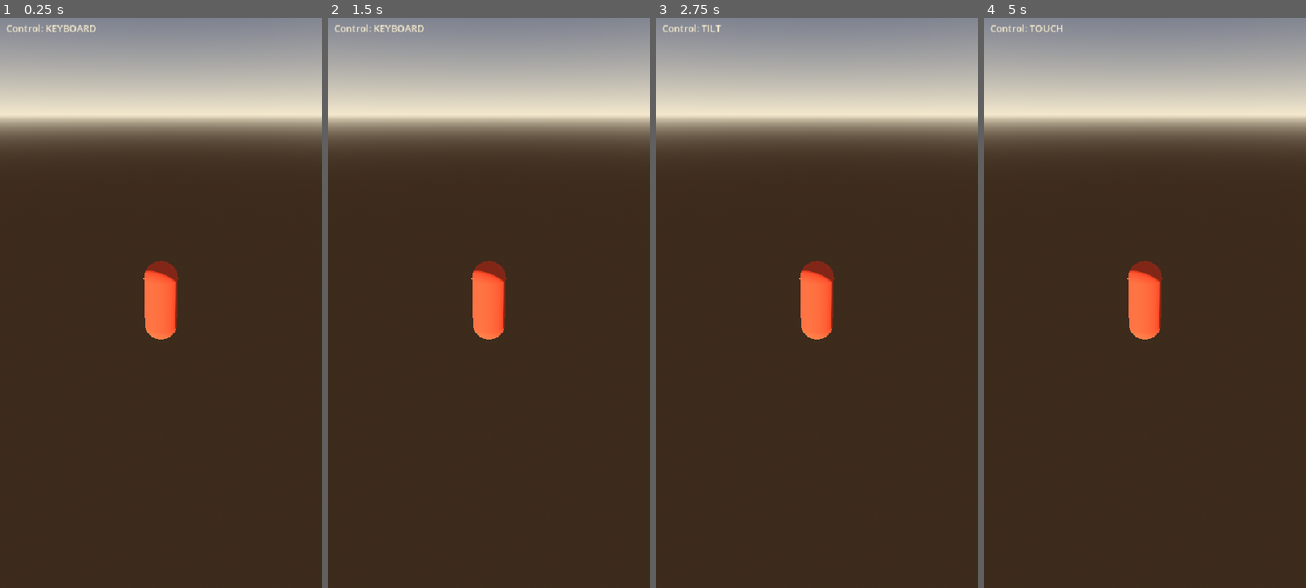
Above: before the commit, frames 1-4 (left to right).
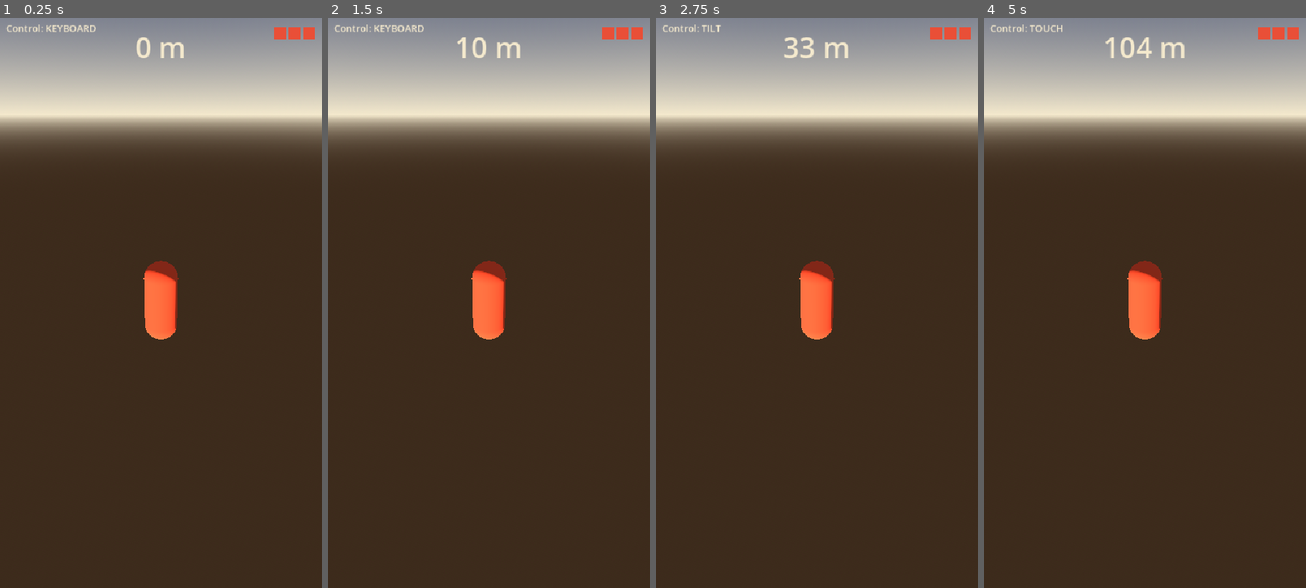
Above: after the commit, the same moments.

Repository: quvntvn/Hyperdive
Game: Godot game, scene res://scenes/game/main_game.tscn
Two runs of this game, one before a commit and one after it. Both use one fixed random seed, a clock stepped at 60 frames per second and the inputs below.
Inputs (mouse positions are in pixels of both pictures, inside the frame that each line leads up to):
- Up to frame 1 (0.25 s): no input
- Up to frame 2 (1.5 s): tap Enter at 0.5 s; move the mouse to (559, 274) at 0.52 s; hold D (move_right) 0.53-1.25 s; tap 1 at 0.6 s; click (559, 274) at 0.67 s; drag from (424, 331) to (472, 417) at 1.27 s
- Up to frame 3 (2.75 s): move the mouse to (849, 177) at 2.02 s; hold D (move_right) from 2.03 s (still down); tap 3 at 2.1 s
- Up to frame 4 (5 s): release D (move_right) at 2.75 s; tap Space at 2.75 s; drag from (1128, 417) to (1048, 217) at 2.77 s; move the mouse to (1241, 388) at 3.52 s; hold A (move_left) 3.53-4.25 s; tap 2 at 3.6 s; drag from (1048, 217) to (1096, 160) at 4.27 s

The runs differ from the first frame. In frame 1, 0.4% of the frame differs, in the area x 42-98%, y 1-8%; in frame 2, 0.5%; in frame 3, 0.5%; in frame 4, 0.6%, in the area x 37-98%, y 1-8%.

Commit message:
feat(ui): GameHUD avec compteur de mètres et 3 vies orange
Co-Authored-By: Claude Sonnet 4.6 <noreply@anthropic.com>

Diff:
--- a/hyperdive/scenes/game/main_game.tscn
+++ b/hyperdive/scenes/game/main_game.tscn
@@ -1,8 +1,11 @@
-[gd_scene load_steps=7 format=3]
+[gd_scene load_steps=10 format=3]
 
 [ext_resource type="PackedScene" path="res://scenes/player/player.tscn" id="PlayerScene"]
 [ext_resource type="Script" path="res://scripts/gameplay/follow_camera.gd" id="FollowCameraScript"]
 [ext_resource type="PackedScene" path="res://scenes/ui/debug_hud.tscn" id="DebugHUDScene"]
+[ext_resource type="Script" path="res://scripts/gameplay/obstacle_spawner.gd" id="SpawnerScript"]
+[ext_resource type="PackedScene" path="res://scenes/obstacles/obstacle_box.tscn" id="ObstacleBoxScene"]
+[ext_resource type="PackedScene" path="res://scenes/ui/game_hud.tscn" id="GameHUDScene"]
 
 [sub_resource type="ProceduralSkyMaterial" id="ProceduralSkyMaterial_1"]
 sky_top_color = Color(0.122, 0.188, 0.369, 1)
@@ -39,4 +42,12 @@
 script = ExtResource("FollowCameraScript")
 target_path = NodePath("../Player")
 
+[node name="ObstacleSpawner" type="Node3D" parent="."]
+script = ExtResource("SpawnerScript")
+player_path = NodePath("../Player")
+obstacle_scene = ExtResource("ObstacleBoxScene")
+
 [node name="DebugHUD" parent="." instance=ExtResource("DebugHUDScene")]
+
+[node name="GameHUD" parent="." instance=ExtResource("GameHUDScene")]
+player_path = NodePath("../Player")
--- /dev/null
+++ b/hyperdive/scenes/ui/game_hud.tscn
@@ -0,0 +1,38 @@
+[gd_scene load_steps=2 format=3]
+
+[ext_resource type="Script" path="res://scripts/ui/game_hud.gd" id="GameHUDScript"]
+
+[node name="GameHUD" type="CanvasLayer"]
+script = ExtResource("GameHUDScript")
+
+[node name="VBoxContainer" type="VBoxContainer" parent="."]
+anchor_left = 0.5
+anchor_right = 0.5
+offset_left = -100.0
+offset_right = 100.0
+offset_top = 20.0
+
+[node name="DistanceLabel" type="Label" parent="VBoxContainer"]
+text = "0 m"
+horizontal_alignment = 1
+theme_override_font_sizes/font_size = 48
+theme_override_colors/font_color = Color(0.957, 0.914, 0.804, 1)
+
+[node name="LivesContainer" type="HBoxContainer" parent="."]
+anchor_left = 1.0
+anchor_right = 1.0
+offset_left = -80.0
+offset_right = -20.0
+offset_top = 20.0
+
+[node name="Life0" type="ColorRect" parent="LivesContainer"]
+custom_minimum_size = Vector2(20.0, 20.0)
+color = Color(0.914, 0.310, 0.216, 1)
+
+[node name="Life1" type="ColorRect" parent="LivesContainer"]
+custom_minimum_size = Vector2(20.0, 20.0)
+color = Color(0.914, 0.310, 0.216, 1)
+
+[node name="Life2" type="ColorRect" parent="LivesContainer"]
+custom_minimum_size = Vector2(20.0, 20.0)
+color = Color(0.914, 0.310, 0.216, 1)
--- /dev/null
+++ b/hyperdive/scripts/ui/game_hud.gd
@@ -0,0 +1,33 @@
+extends CanvasLayer
+class_name GameHUD
+
+@export var player_path: NodePath
+
+var _player: PlayerController
+var _distance_label: Label
+var _life_rects: Array[ColorRect]
+
+func _ready() -> void:
+	var node := get_node_or_null(player_path)
+	if node is PlayerController:
+		_player = node as PlayerController
+		_player.life_lost.connect(_on_life_lost)
+		_player.game_over.connect(_on_game_over)
+	_distance_label = $VBoxContainer/DistanceLabel
+	_life_rects = [
+		$LivesContainer/Life0 as ColorRect,
+		$LivesContainer/Life1 as ColorRect,
+		$LivesContainer/Life2 as ColorRect,
+	]
+
+func _process(_delta: float) -> void:
+	if _player == null:
+		return
+	_distance_label.text = str(int(abs(_player.global_position.y))) + " m"
+
+func _on_life_lost(remaining_lives: int) -> void:
+	for i in range(_life_rects.size()):
+		_life_rects[i].visible = i < remaining_lives
+
+func _on_game_over() -> void:
+	print("GAME OVER")
